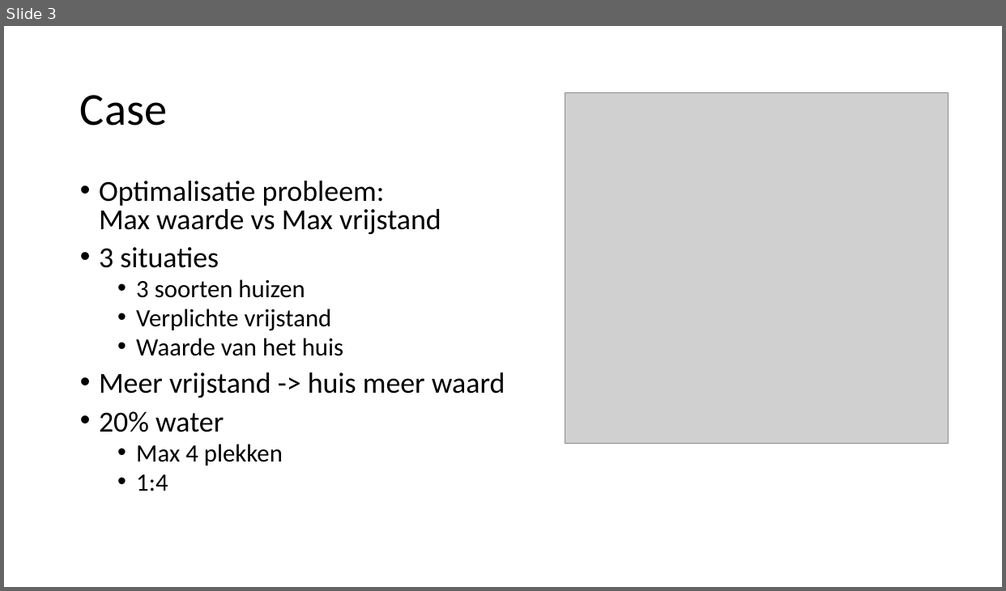
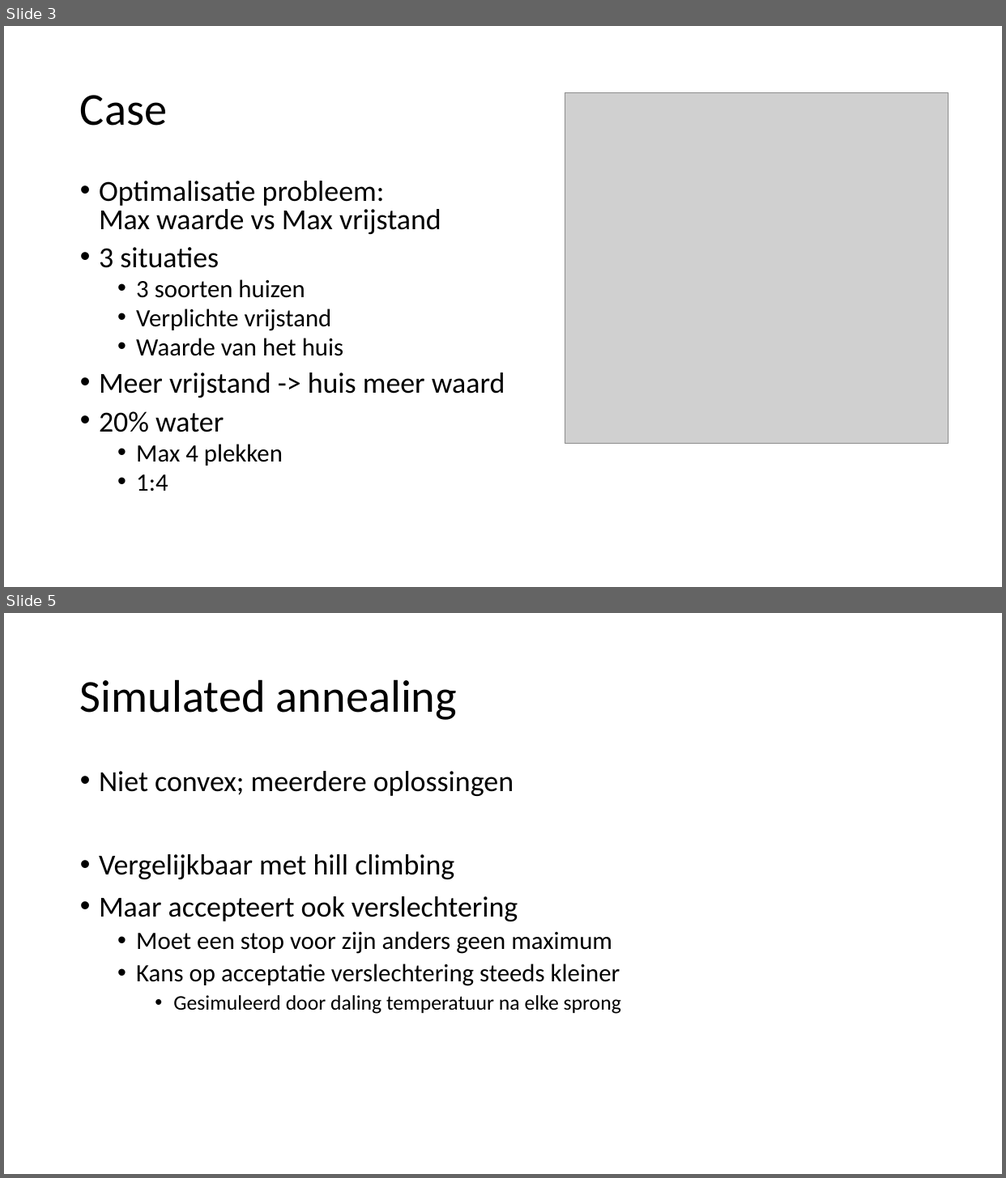
Before and after one commit to TammeThijs/Heuristics, a slide deck: Presentation1.pptx. Shown one above the other, each under a label of ours: slide 3 before the commit, slides 3 and 5 after it; the slides between them are not shown. The pictures are 1006x591 and 1006x1178 pixels, drawn with LibreOffice and Linux fonts; fonts in the diff are those of the drawing; grey boxes stand for pictures. Boxes give left, top, right and bottom in pixels: in the first picture for what was removed or moved away, otherwise in the second. Text is boxed around its words. In the diff, an @@ line names an element or a change of style, - is before the commit and + after.

```diff
--- a/Presentation1.pptx
+++ b/Presentation1.pptx
@@ slide 5 added at bbox=[4, 613, 1002, 1174], background #FFFFFF @@
@@ title added at bbox=[80, 679, 457, 720], 44 pt, text #000000 @@
+Simulated annealing
@@ text added at bbox=[99, 771, 621, 1014], 28 pt, text #000000 @@
+• Niet convex; meerdere oplossingen
+• Vergelijkbaar met hill climbing
+• Maar accepteert ook verslechtering
+  • Moet een stop voor zijn anders geen maximum
+  • Kans op acceptatie verslechtering steeds kleiner
+    • Gesimuleerd door daling temperatuur na elke sprong
```
Also in this commit, not shown: 1 slide changed, 2 other slides added, 1 slide removed, 1 other file.
